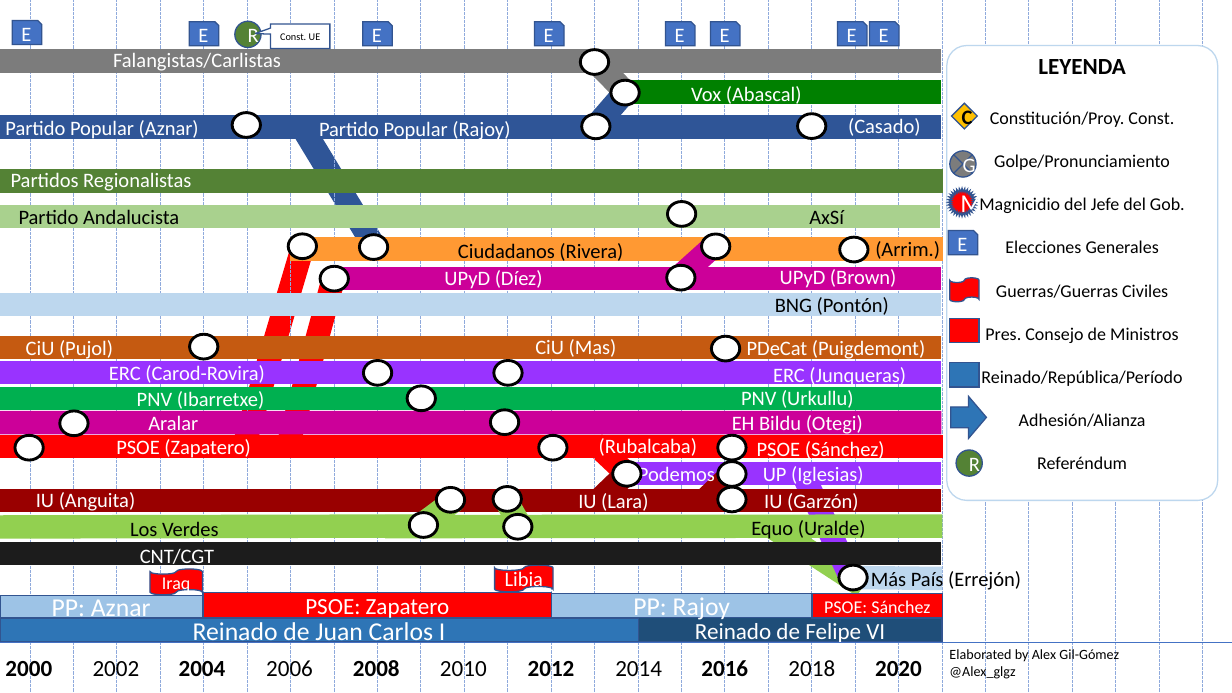
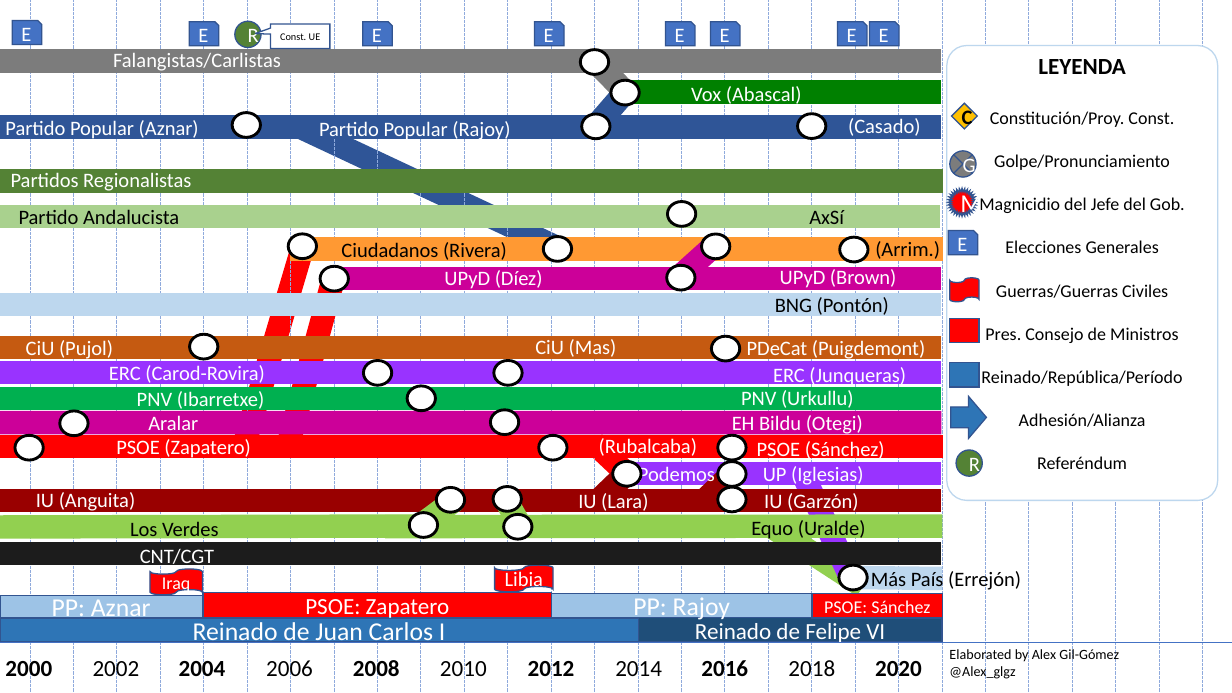
Before and after one commit to Alexggo/Spanish-History-Graph, a slide deck: slide 9 of Timeline.pptx. Drawn at 1232x693 pixels with LibreOffice and Linux fonts; fonts in the diff are those of the drawing. Boxes give left, top, right and bottom in pixels: in the first picture for what was removed or moved away, otherwise in the second. Text is boxed around its words. In the diff, an @@ line names an element or a change of style, - is before the commit and + after.

```diff
--- a/Timeline.pptx
+++ b/Timeline.pptx
@@ line moved from (303, 128) - (378, 252) to (303, 128) - (564, 250) @@
@@ text "Ciudadanos (Rivera)": place and size @@
-text "Ciudadanos (Rivera)" at (458, 243, 623, 264)
+text "Ciudadanos (Rivera)" at (341, 242, 507, 263)
@@ ellipse "0": place and size @@
-ellipse "0" at (360, 235, 388, 260)
+ellipse "0" at (543, 237, 572, 262)
```
Also in this commit, not shown: 6 other slides changed, 9 other files.
